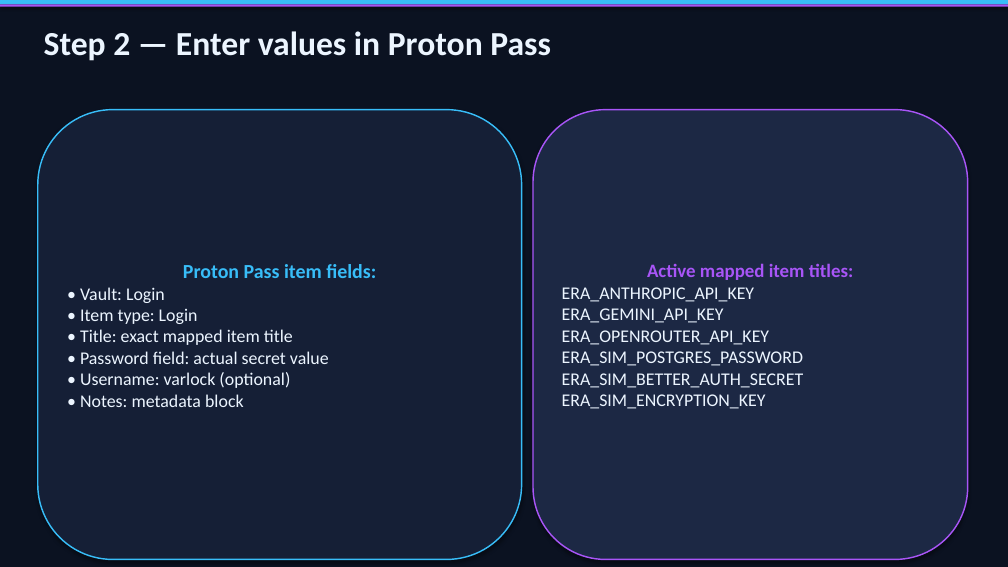
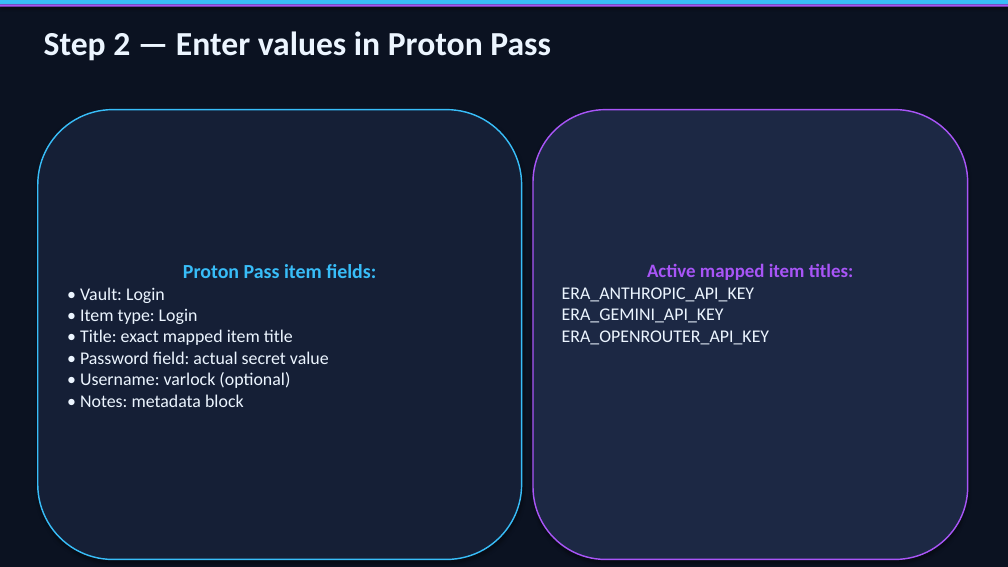
Before and after one commit to edwifiguy/era-agents-ops, a slide deck: slide 3 of docs/secret-template-entry-guide.pptx. Drawn at 1008x567 pixels with LibreOffice and Linux fonts; fonts in the diff are those of the drawing. Boxes give left, top, right and bottom in pixels: in the first picture for what was removed or moved away, otherwise in the second. Text is boxed around its words. In the diff, an @@ line names an element or a change of style, - is before the commit and + after.

```diff
--- a/docs/secret-template-entry-guide.pptx
+++ b/docs/secret-template-entry-guide.pptx
@@ text in rounded rectangle at (562, 351, 804, 409): paragraphs removed @@
-ERA_SIM_POSTGRES_PASSWORD
-ERA_SIM_BETTER_AUTH_SECRET
-ERA_SIM_ENCRYPTION_KEY
```
Also in this commit, not shown: 4 other slides changed, 1 other file.
